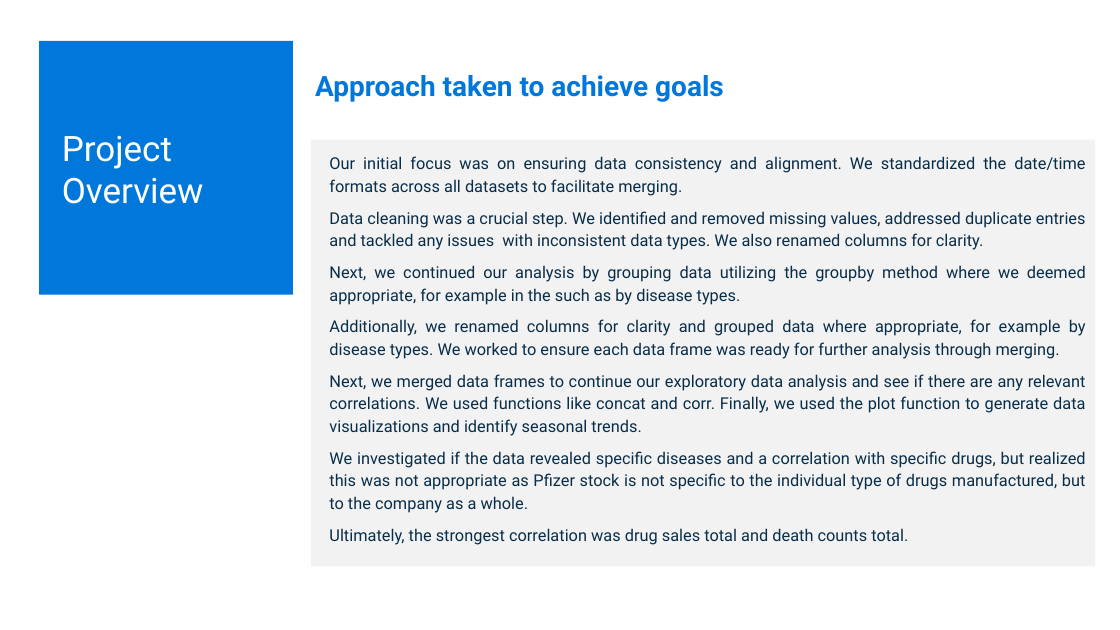
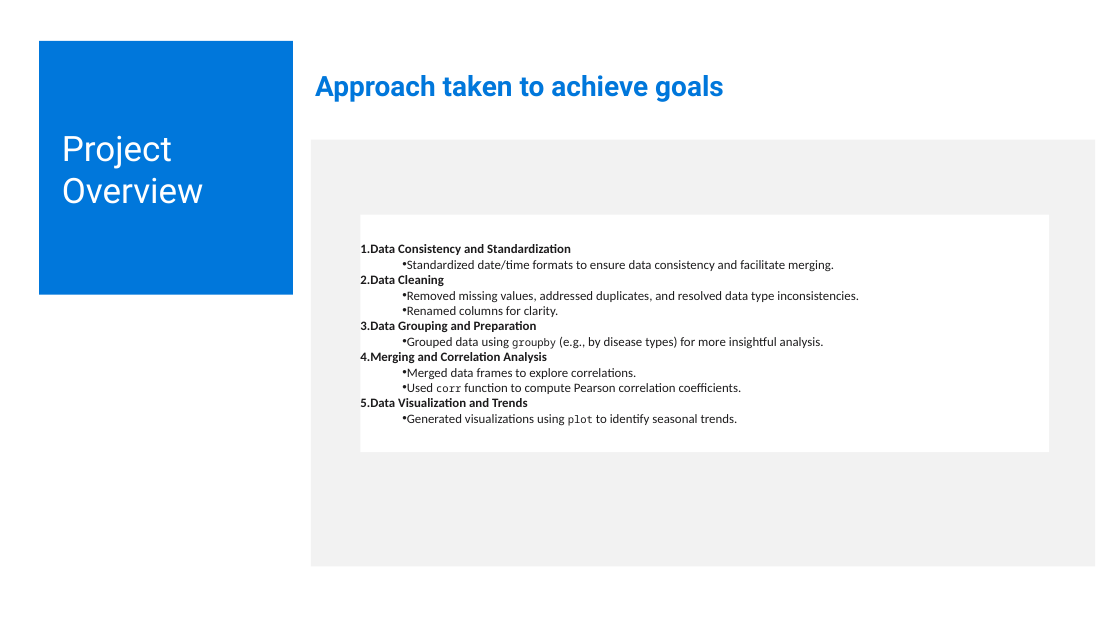
Before and after one commit to Birdfeathers/Project1--Healthcare_Devices, a slide deck: slide 6 of AI_Bootcamp_Project_1_Template - DRAFT FOR REVIEW 10.21.24.pptx (slide 5 before the commit). Drawn at 1120x630 pixels with LibreOffice and Linux fonts; fonts in the diff are those of the drawing. Boxes give left, top, right and bottom in pixels: in the first picture for what was removed or moved away, otherwise in the second. Text is boxed around its words. In the diff, an @@ line names an element or a change of style, - is before the commit and + after.

Commit message:
updated group presentation slides

```diff
--- a/AI_Bootcamp_Project_1_Template - DRAFT FOR REVIEW 10.21.24.pptx
+++ b/AI_Bootcamp_Project_1_Template - DRAFT FOR REVIEW 10.21.24.pptx
@@ text removed at (329, 156, 1086, 545) @@
-Our initial focus was on ensuring data consistency and alignment. We standardized the date/time formats across all datasets to facilitate merging.
-Data cleaning was a crucial step. We identified and removed missing values, addressed duplicate entries and tackled any issues with inconsistent data types. We also renamed columns for clarity.
-Next, we continued our analysis by grouping data utilizing the groupby method where we deemed appropriate, for example in the such as by disease types.
-Additionally, we renamed columns for clarity and grouped data where appropriate, for example by disease types. We worked to ensure each data frame was ready for further analysis through merging.
-Next, we merged data frames to continue our exploratory data analysis and see if there are any relevant correlations. We used functions like concat and corr. Finally, we used the plot function to generate data visualizations and identify seasonal trends.
-We investigated if the data revealed specific diseases and a correlation with specific drugs, but realized this was not appropriate as Pfizer stock is not specific to the individual type of drugs manufactured, but to the company as a whole.
-Ultimately, the strongest correlation was drug sales total and death counts total.
@@ rectangle added at (360, 215, 1049, 453), fill #FFFFFF, 11 pt, text #1D1C1D @@
+1. Data Consistency and Standardization
+  • Standardized date/time formats to ensure data consistency and facilitate merging.
+2. Data Cleaning
+  • Removed missing values, addressed duplicates, and resolved data type inconsistencies.
+  • Renamed columns for clarity.
+3. Data Grouping and Preparation
+  • Grouped data using groupby (e.g., by disease types) for more insightful analysis.
+4. Merging and Correlation Analysis
+  • Merged data frames to explore correlations.
+  • Used corr function to compute Pearson correlation coefficients.
+5. Data Visualization and Trends
+  • Generated visualizations using plot to identify seasonal trends.
```
Also in this commit, not shown: 9 other slides changed, 2 slides added.
